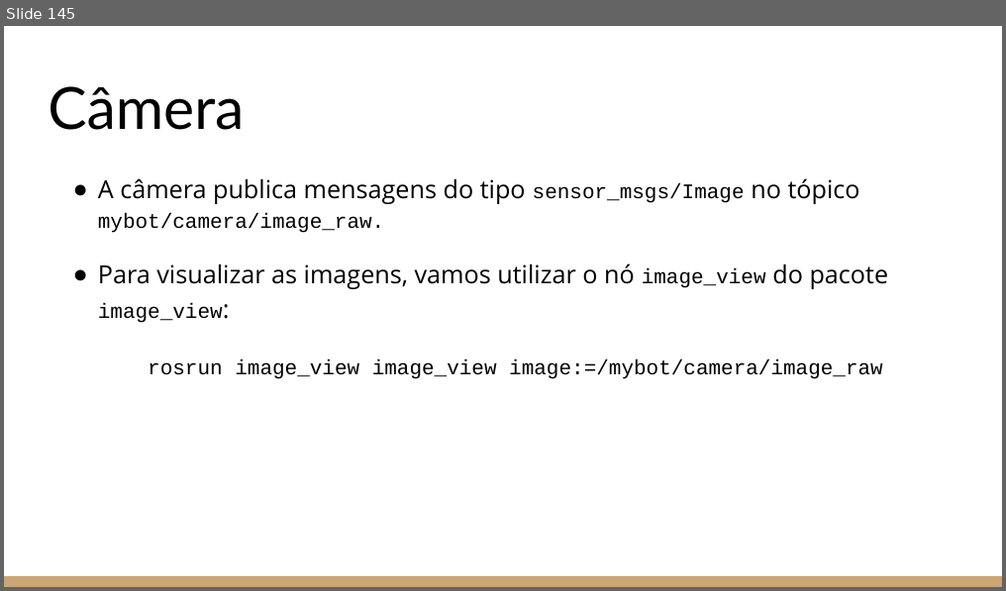
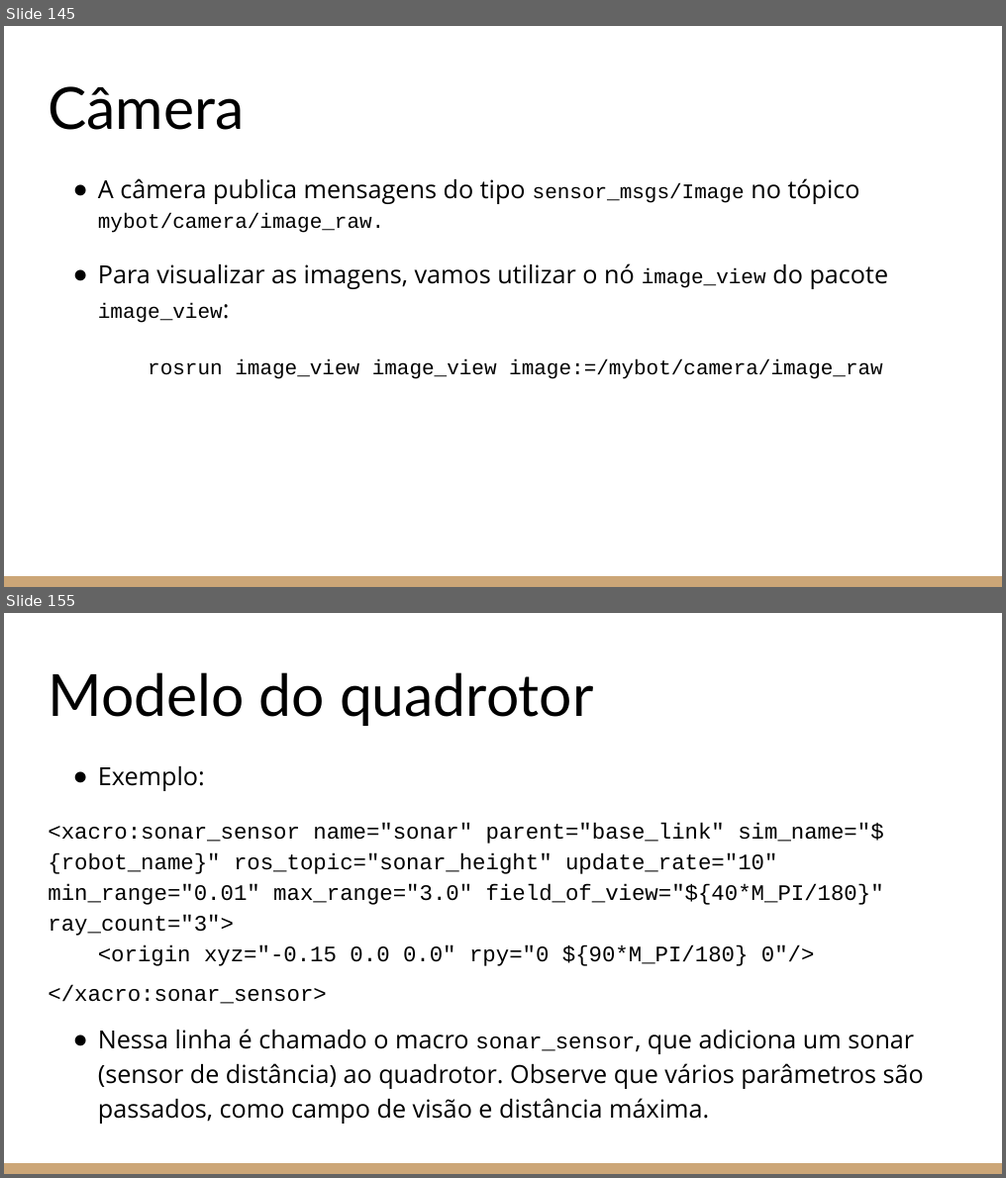
Before and after one commit to Leledj/ros_e_gazebo, a slide deck: Introdução ao ROS e ao Gazebo.pptx. Shown one above the other, each under a label of ours: slide 145 before the commit, slides 145 and 155 after it; the slides between them are not shown. The pictures are 1006x591 and 1006x1178 pixels, drawn with LibreOffice and Linux fonts; fonts in the diff are those of the drawing. Boxes give left, top, right and bottom in pixels: in the first picture for what was removed or moved away, otherwise in the second. Text is boxed around its words. In the diff, an @@ line names an element or a change of style, - is before the commit and + after.

```diff
--- a/Introdução ao ROS e ao Gazebo.pptx
+++ b/Introdução ao ROS e ao Gazebo.pptx
@@ slide 155 added at (x1=4, y1=613, x2=1002, y2=1174), background #FFFFFF; not listed: 1 template element that a slide beside it also shows @@
@@ title added at (x1=48, y1=672, x2=594, y2=726), 42 pt, text #000000 @@
+Modelo do quadrotor
@@ text added at (x1=48, y1=766, x2=924, y2=1124), 16 pt, text #000000 @@
+● Exemplo:
+<xacro:sonar_sensor name="sonar" parent="base_link" sim_name="${robot_name}" ros_topic="sonar_height" update_rate="10" min_range="0.01" max_range="3.0" field_of_view="${40*M_PI/180}" ray_count="3">
+<origin xyz="-0.15 0.0 0.0" rpy="0 ${90*M_PI/180} 0"/>
+</xacro:sonar_sensor>
+● Nessa linha é chamado o macro sonar_sensor, que adiciona um sonar (sensor de distância) ao quadrotor. Observe que vários parâmetros são passados, como campo de visão e distância máxima.
```
Also in this commit, not shown: 48 other slides added, 2 other files.
